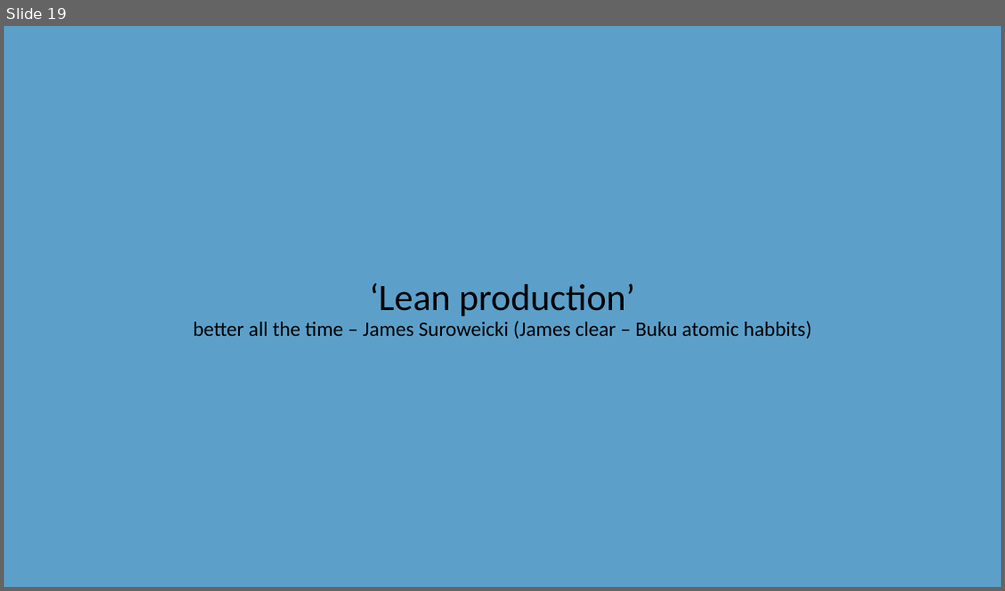
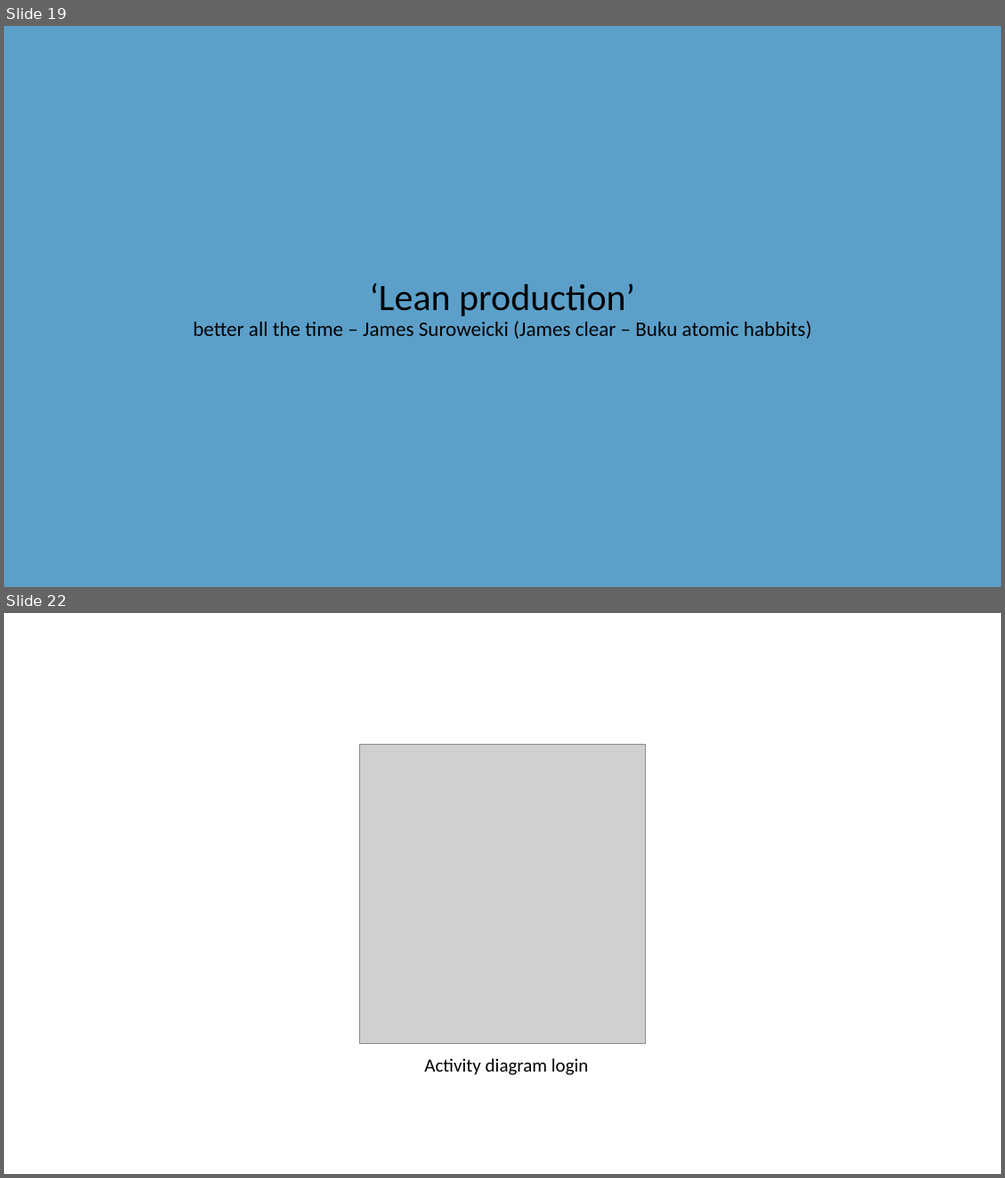
Before and after one commit to gunadermawan/skripsi, a slide deck: dokumen/ppt_skripsi.pptx. Shown one above the other, each under a label of ours: slide 19 before the commit, slides 19 and 22 after it; the slides between them are not shown. The pictures are 1005x591 and 1005x1178 pixels, drawn with LibreOffice and Linux fonts; fonts in the diff are those of the drawing; grey boxes stand for pictures. Boxes give left, top, right and bottom in pixels: in the first picture for what was removed or moved away, otherwise in the second. Text is boxed around its words. In the diff, an @@ line names an element or a change of style, - is before the commit and + after.

```diff
--- a/dokumen/ppt_skripsi.pptx
+++ b/dokumen/ppt_skripsi.pptx
@@ slide 22 added at (x1=4, y1=613, x2=1001, y2=1174), background #FFFFFF @@
@@ picture added at (x1=359, y1=744, x2=646, y2=1043) @@
@@ text added at (x1=424, y1=1058, x2=589, y2=1075), 18 pt, text #000000 @@
+Activity diagram login
```
Also in this commit, not shown: 1 slide changed, 14 other slides added, 1 slide removed, 1 other file.
